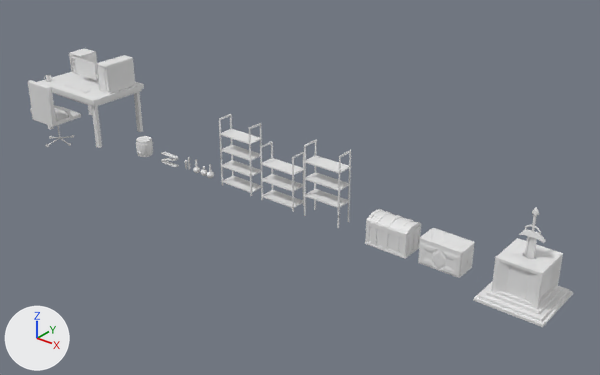
Before and after pictures for a commit that changed the FBX model Assets/ASSETS_ESCALATOPIA/Props/Props_002.fbx.
Before and after are seen from a 50 mm lens placed at (16.32, -24.41, 16.25), pointed at (-4.03, 1.02, 0.48). The axes (+X, +Y, +Z) are drawn at lower left. The lights are the same throughout. The first picture is the older version. Where no turn or scale is listed for an object, it has been applied to the vertices.

Objects in the first picture: 'Caja 1', 'Caja 2', 'Espada', 'Estante 1', 'Estante 2', 'Estante 3', 'Pc', 'Tapa 1', 'Tapa 2' and 6 more.
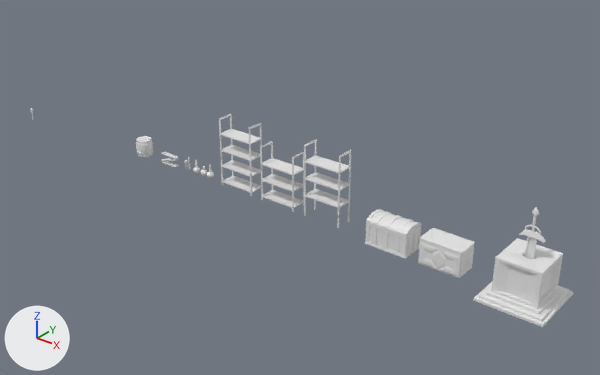
The change, as a diff of the scene's bpy script:
```diff
--- a/Assets/ASSETS_ESCALATOPIA/Props/Props_002.fbx.py
+++ b/Assets/ASSETS_ESCALATOPIA/Props/Props_002.fbx.py
@@ ob_pc @@
-ob_pc = bpy.data.objects.new('Pc', me_mesh_019)
-ob_pc.location = (-15.61, 0.9, 3.26)
```

Changed parts and their boxes [x1, y1, x2, y2] in the pictures (600 x 375 px):
'Pc', deleted: before [27, 48, 144, 148]
